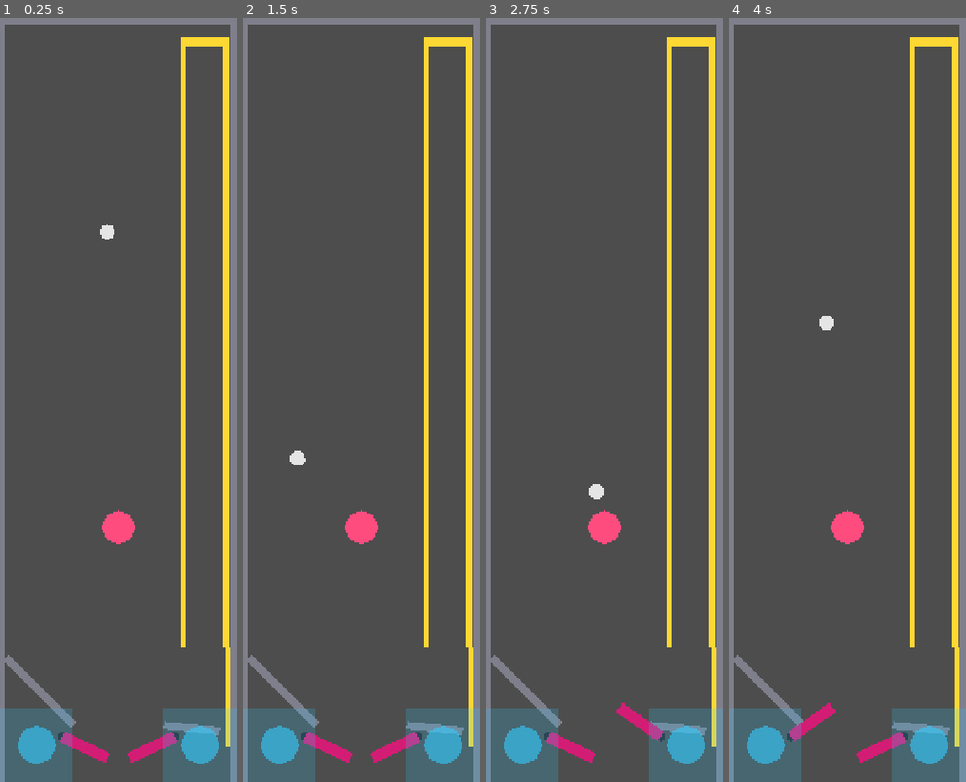
Above: before the commit, frames 1-4 (left to right).
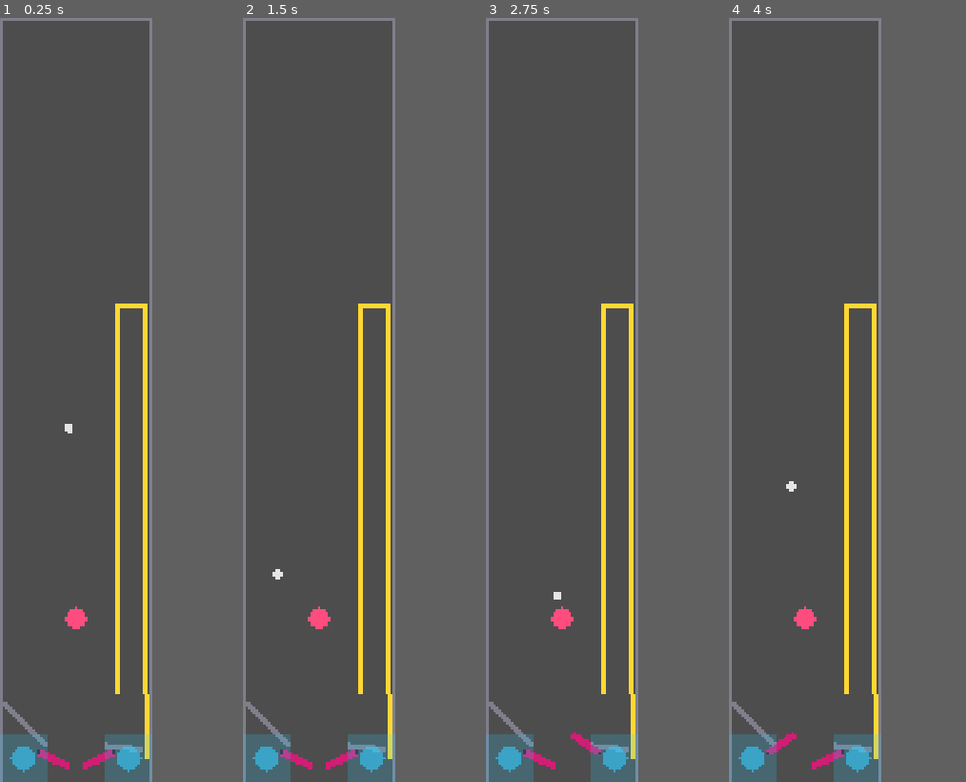
Above: after the commit, the same moments.

Repository: nobody174/pinball-adventure
Game: Godot game, scene res://core/physics/physics_prototype.tscn
Same seed, same stepped clock (60 frames per second), same inputs: the game is played once before the commit and once after it.
Inputs (mouse positions are in pixels of both pictures, inside the frame that each line leads up to):
- Up to frame 1 (0.25 s): no input
- Up to frame 2 (1.5 s): tap Enter at 0.5 s; move the mouse to (413, 361) at 0.52 s; hold Right (flip_right) 0.53-1.25 s; tap Up (launch_ball) at 0.6 s; click (413, 361) at 0.67 s; drag from (314, 438) to (361, 529) at 1.27 s
- Up to frame 3 (2.75 s): move the mouse to (628, 231) at 2.02 s; hold Right (flip_right) from 2.03 s (still down); hold Shift from 2.03 s (still down)
- Up to frame 4 (4 s): release Right (flip_right) at 2.75 s; release Shift at 2.75 s; drag from (835, 552) to (776, 285) at 2.77 s; move the mouse to (918, 514) at 3.52 s; hold Left (flip_left) from 3.53 s (still down); tap Ctrl at 3.6 s
The window is 249x800 before the commit and 160x800 after it. Grey fills any space a smaller window leaves; there, only what the larger window draws over its background counts as a difference.

The runs differ from the first frame. In frame 1, 19% of the frame differs, in the area x 1-100%, y 0-100%; in frame 2, 19%; in frame 3, 19%; in frame 4, 19%.

Commit message:
feat(physics): extend table another 750px for the full upper-zone rebuild
Step 1 of docs/design/the_glitch_full_layout_plan.md's implementation
order. New top at y=-1400 (was -650), viewport 1350->2100. Same method
as both previous extensions: bottom fixed at y=700, walls/camera
re-centered to (top+bottom)/2, touch zones shifted by the same amount
the top moved (+750) since CanvasLayer content doesn't track the
camera.

All existing content (ramp, guides, flippers, lower playfield) is
completely untouched -- this only opens new, previously nonexistent
space above the current top wall for the orbit loops, X-crossing
ramps, subway, magnets, etc. to occupy.

84/84 tests passing.

Diff:
--- a/core/physics/physics_prototype.tscn
+++ b/core/physics/physics_prototype.tscn
@@ -6,7 +6,7 @@
 [ext_resource type="Script" uid="uid://y1wdnb0w8kmr" path="res://core/physics/bumper.gd" id="4_bumper"]
 
 [sub_resource type="RectangleShape2D" id="RectangleShape2D_wall_side"]
-size = Vector2(20, 1350)
+size = Vector2(20, 2100)
 
 [sub_resource type="RectangleShape2D" id="RectangleShape2D_wall_top"]
 size = Vector2(420, 20)
@@ -46,29 +46,29 @@
 [node name="Boundary" type="StaticBody2D" parent="." unique_id=11964670]
 
 [node name="LeftWall" type="CollisionShape2D" parent="Boundary" unique_id=182639212]
-position = Vector2(0, 25)
+position = Vector2(0, -350)
 shape = SubResource("RectangleShape2D_wall_side")
 
 [node name="LeftWallSprite" type="Polygon2D" parent="Boundary" unique_id=2044888972]
-position = Vector2(0, 25)
-color = Color(0.5, 0.5, 0.55, 1)
-polygon = PackedVector2Array(-10, -675, 10, -675, 10, 675, -10, 675)
+position = Vector2(0, -350)
+color = Color(0.5, 0.5, 0.55, 1)
+polygon = PackedVector2Array(-10, -1050, 10, -1050, 10, 1050, -10, 1050)
 
 [node name="RightWall" type="CollisionShape2D" parent="Boundary" unique_id=828326114]
-position = Vector2(420, 25)
+position = Vector2(420, -350)
 shape = SubResource("RectangleShape2D_wall_side")
 
 [node name="RightWallSprite" type="Polygon2D" parent="Boundary" unique_id=1959204579]
-position = Vector2(420, 25)
-color = Color(0.5, 0.5, 0.55, 1)
-polygon = PackedVector2Array(-10, -675, 10, -675, 10, 675, -10, 675)
+position = Vector2(420, -350)
+color = Color(0.5, 0.5, 0.55, 1)
+polygon = PackedVector2Array(-10, -1050, 10, -1050, 10, 1050, -10, 1050)
 
 [node name="TopWall" type="CollisionShape2D" parent="Boundary" unique_id=989107409]
-position = Vector2(210, -650)
+position = Vector2(210, -1400)
 shape = SubResource("RectangleShape2D_wall_top")
 
 [node name="TopWallSprite" type="Polygon2D" parent="Boundary" unique_id=1739139589]
-position = Vector2(210, -650)
+position = Vector2(210, -1400)
 color = Color(0.5, 0.5, 0.55, 1)
 polygon = PackedVector2Array(-210, -10, 210, -10, 210, 10, -210, 10)
 
@@ -205,7 +205,7 @@
 script = ExtResource("3_touch")
 
 [node name="LeftZone" type="TouchScreenButton" parent="TouchZones" unique_id=1103866490]
-position = Vector2(65, 1285)
+position = Vector2(65, 2035)
 shape = SubResource("RectangleShape2D_touch_zone")
 
 [node name="LeftZoneVisual" type="Polygon2D" parent="TouchZones/LeftZone" unique_id=1249598117]
@@ -217,7 +217,7 @@
 polygon = PackedVector2Array(35, 0, 24.75, 24.75, 0, 35, -24.75, 24.75, -35, 0, -24.75, -24.75, 0, -35, 24.75, -24.75)
 
 [node name="RightZone" type="TouchScreenButton" parent="TouchZones" unique_id=839068721]
-position = Vector2(355, 1285)
+position = Vector2(355, 2035)
 shape = SubResource("RectangleShape2D_touch_zone")
 
 [node name="RightZoneVisual" type="Polygon2D" parent="TouchZones/RightZone" unique_id=1327102787]
@@ -229,6 +229,6 @@
 polygon = PackedVector2Array(35, 0, 24.75, 24.75, 0, 35, -24.75, 24.75, -35, 0, -24.75, -24.75, 0, -35, 24.75, -24.75)
 
 [node name="Camera2D" type="Camera2D" parent="." unique_id=2134439033]
-position = Vector2(210, 25)
+position = Vector2(210, -350)
 
 [connection signal="body_entered" from="Bumper/KickArea" to="Bumper/KickArea" method="_on_body_entered"]
--- a/project.godot
+++ b/project.godot
@@ -23,7 +23,7 @@
 [display]
 
 window/size/viewport_width=420
-window/size/viewport_height=1350
+window/size/viewport_height=2100
 window/stretch/mode="canvas_items"
 
 [editor_plugins]
